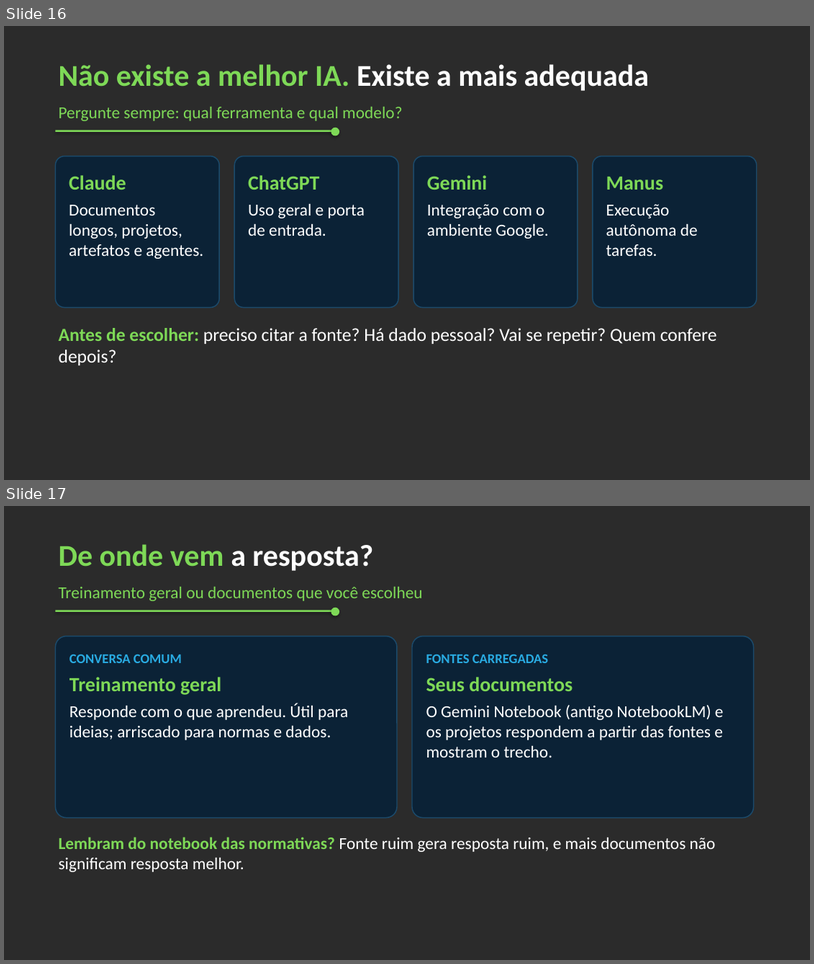
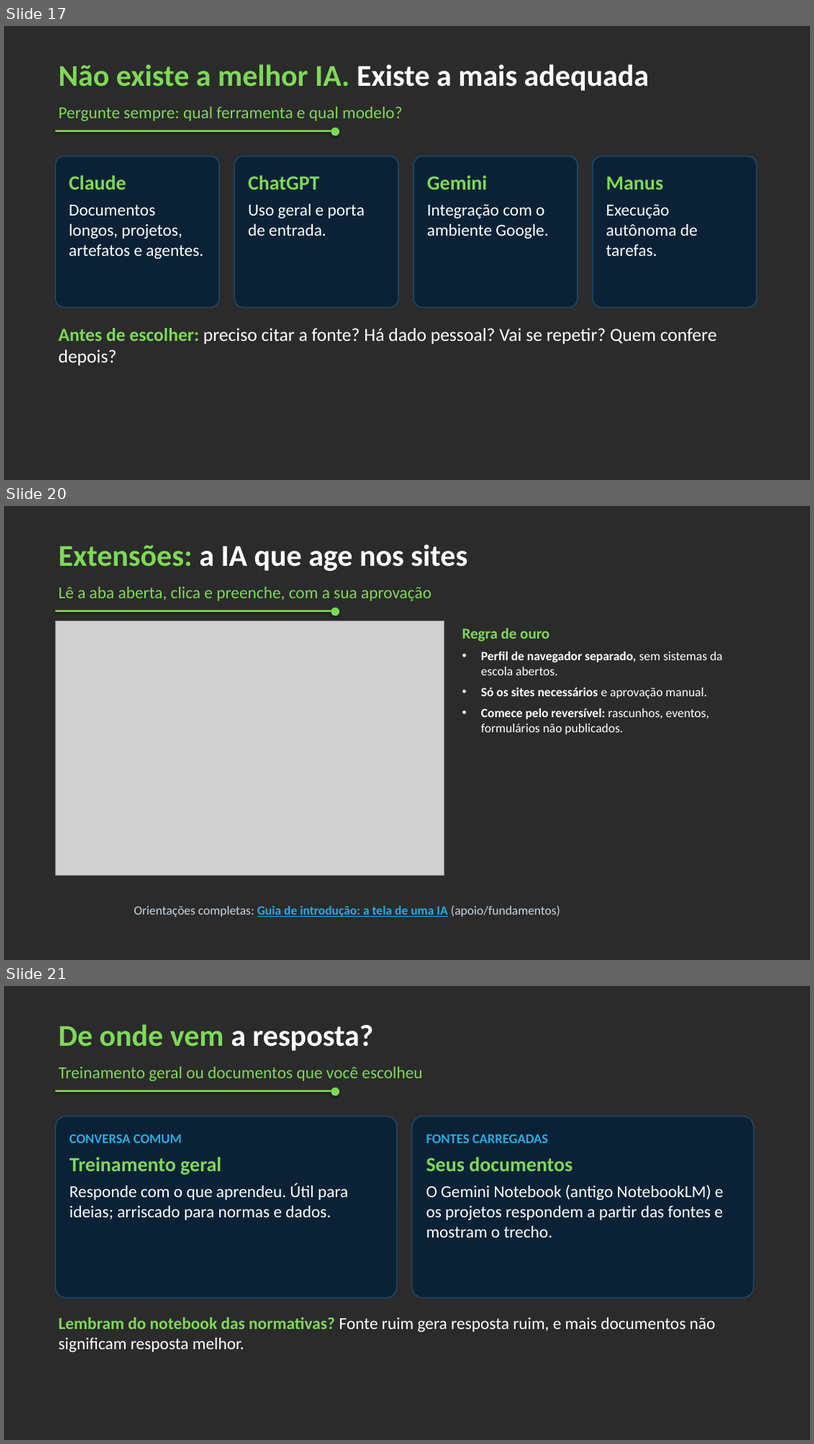
Before and after one commit to maryandrioli/iagestao2, a slide deck: apoio/fundamentos/slides_fundamentos.pptx. Shown one above the other, each under a label of ours: slides 16 and 17 before the commit, slides 17, 20 and 21 after it; the slides between them are not shown. The pictures are 814x964 and 814x1444 pixels, drawn with LibreOffice and Linux fonts; fonts in the diff are those of the drawing; grey boxes stand for pictures; background and template pictures are left out; a plain dark background stands for a picture behind light text. Boxes give left, top, right and bottom in pixels: in the first picture for what was removed or moved away, otherwise in the second. Text is boxed around its words. In the diff, an @@ line names an element or a change of style, - is before the commit and + after.

```diff
--- a/apoio/fundamentos/slides_fundamentos.pptx
+++ b/apoio/fundamentos/slides_fundamentos.pptx
@@ slide 20 added at (4,506,810,960), background picture (left out) @@
@@ text added at (59,544,468,571), 36 pt, text #FFFFFF, bold @@
+Extensões: a IA que age nos sites
@@ text added at (59,587,432,601), 20 pt, text #7ED957 @@
+Lê a aba aberta, clica e preenche, com a sua aprovação
@@ rectangle added at (55,610,334,612), fill #7ED957 @@
@@ ellipse added at (332,608,340,616), fill #7ED957 @@
@@ picture added at (55,621,445,875) @@
@@ text added at (463,628,723,734), 15 pt, text #FFFFFF @@
+Regra de ouro
+• Perfil de navegador separado, sem sistemas da escola abertos.
+• Só os sites necessários e aprovação manual.
+• Comece pelo reversível: rascunhos, eventos, formulários não publicados.
@@ text added at (134,905,561,916), 15 pt, text #C9D6E0 @@
+Orientações completas: Guia de introdução: a tela de uma IA (apoio/fundamentos)
@@ what was slide 16 is now slide 17 @@
@@ what was slide 17 is now slide 21 @@
```
Also in this commit, not shown: 3 other slides added, 1 other file.
